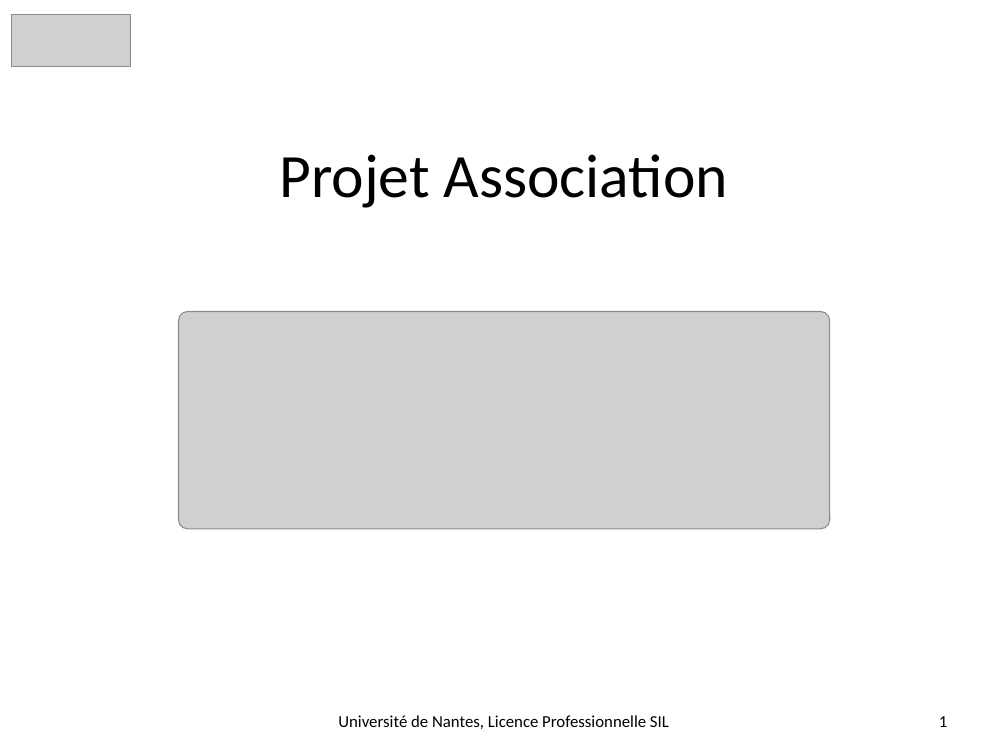
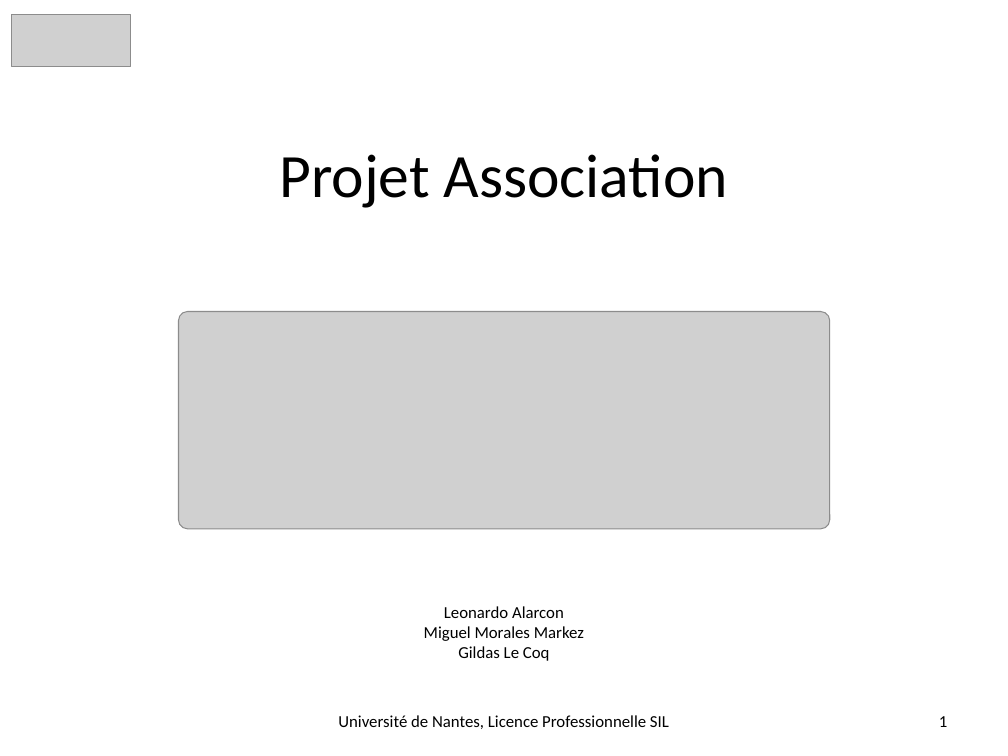
Before and after one commit to LeonardoALARCON/progr3, a slide deck: slide 1 of Documentation/DiapoProg3/PresentationProg3.pptx. Drawn at 1008x756 pixels with LibreOffice and Linux fonts; fonts in the diff are those of the drawing; grey boxes stand for pictures; background and template pictures are left out. Boxes give left, top, right and bottom in pixels: in the first picture for what was removed or moved away, otherwise in the second. Text is boxed around its words. In the diff, an @@ line names an element or a change of style, - is before the commit and + after.

```diff
--- a/Documentation/DiapoProg3/PresentationProg3.pptx
+++ b/Documentation/DiapoProg3/PresentationProg3.pptx
@@ text added at <box>424,606,584,661</box>, 12 pt, text #000000 @@
+Leonardo Alarcon
+Miguel Morales Markez
+Gildas Le Coq
```
Also in this commit, not shown: 2 other slides changed, 4 other files.
